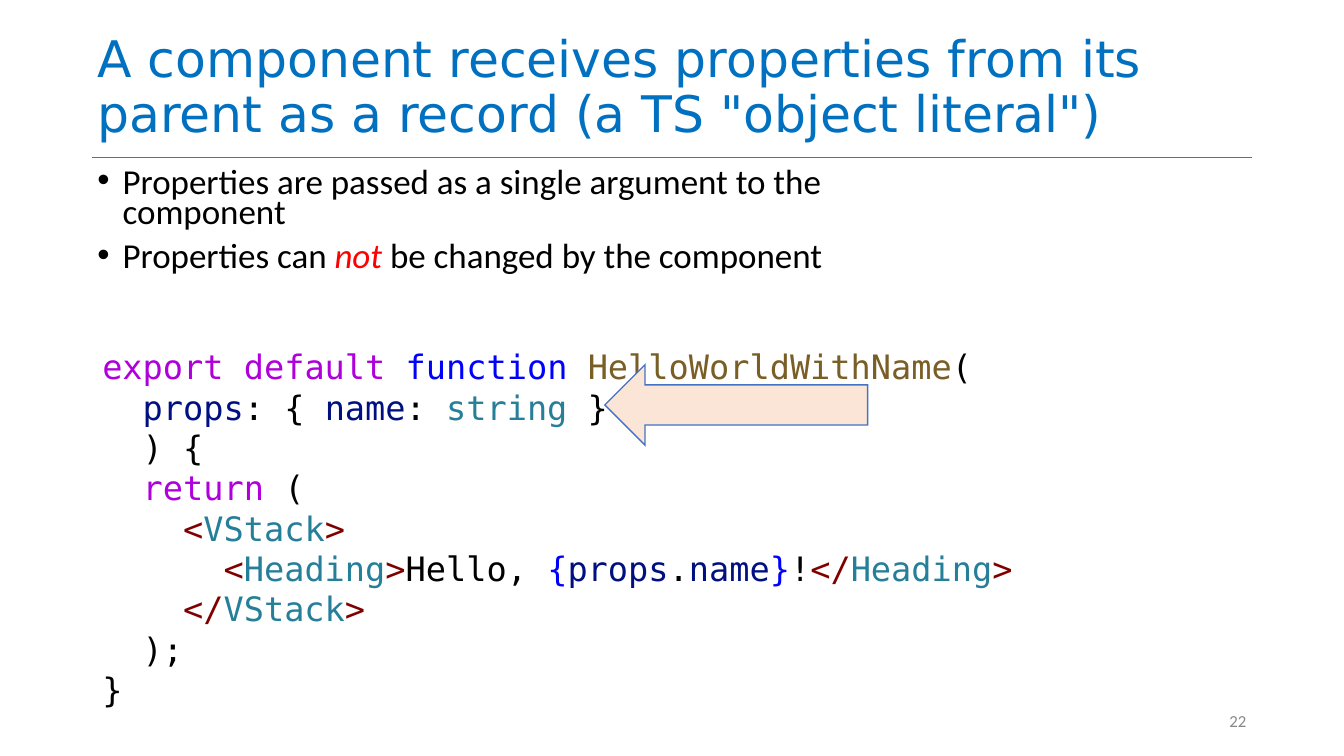
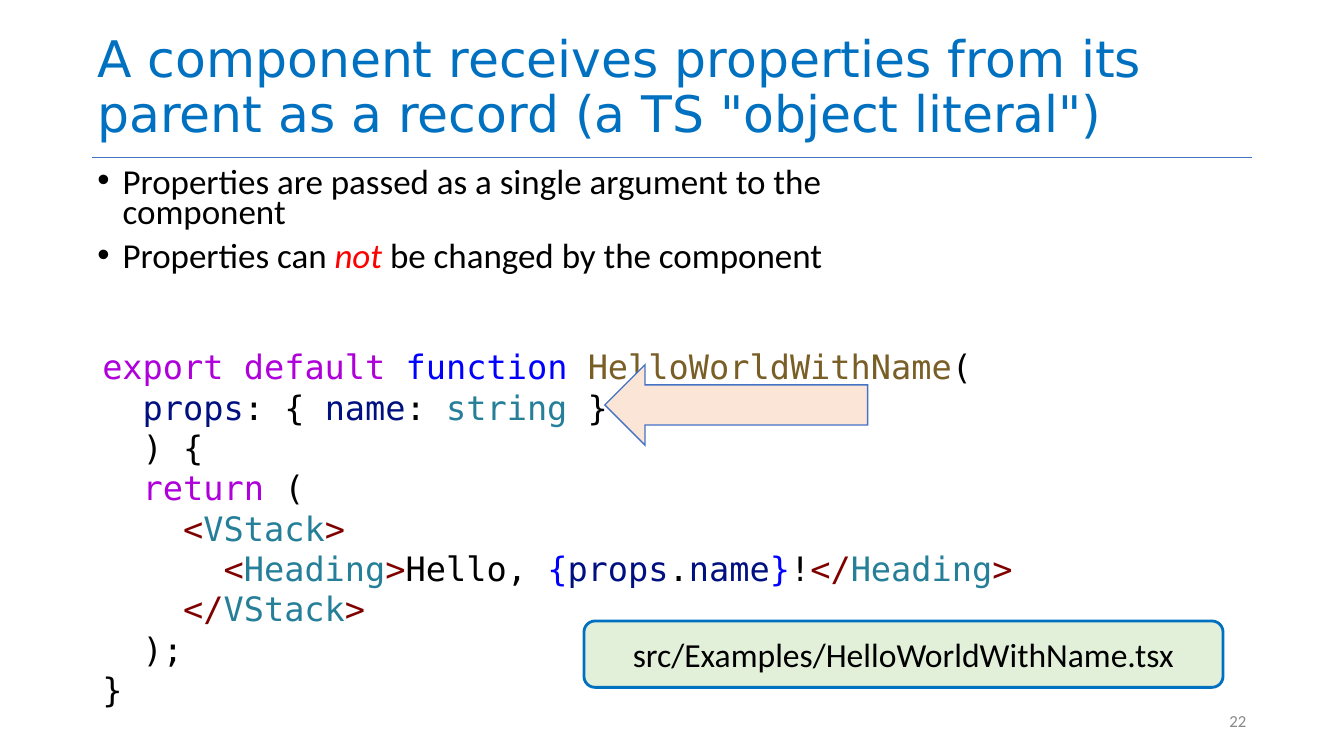
Before and after one commit to neu-se/CS4530-Fall-2026, a slide deck: slide 22 of Slides/Module 05 React Basics.pptx. Drawn at 1344x756 pixels with LibreOffice and Linux fonts; fonts in the diff are those of the drawing. Boxes give left, top, right and bottom in pixels: in the first picture for what was removed or moved away, otherwise in the second. Text is boxed around its words. In the diff, an @@ line names an element or a change of style, - is before the commit and + after.

```diff
--- a/Slides/Module 05 React Basics.pptx
+++ b/Slides/Module 05 React Basics.pptx
@@ rounded rectangle added at (584, 621, 1223, 688), fill #E2F0D9, outline #0070C0 2 pt, 24 pt, text #000000 @@
+src/Examples/HelloWorldWithName.tsx
```
Also in this commit, not shown: 14 other slides changed, 3 other files.
